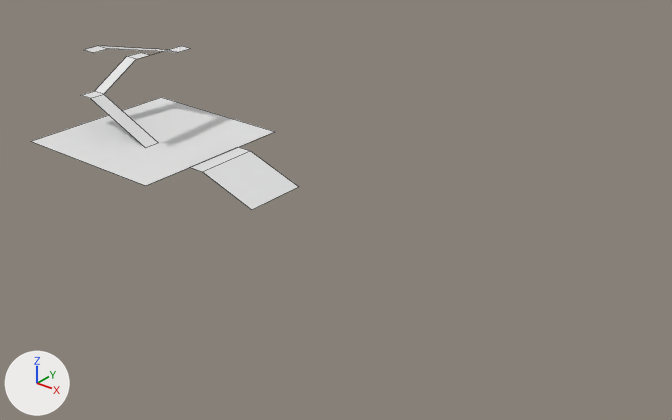
The Blender file Assets/Blender/Level2.blend: old version first, new version second.
Camera for both pictures: a camera (50 mm lens) standing at (80.5, -66.6, 39.9) and looking at (27.1, 0.2, -1.5). The axes (+X, +Y, +Z) are drawn at lower left. The lights are the same throughout. Mesh edges are drawn as thin lines.
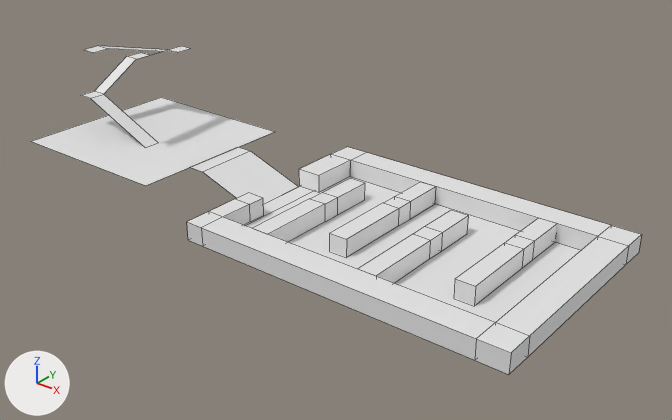
What changed in the scene script:
```text
Add me_cube_004:
    me_cube_004.from_pydata(...)  # 16 vertices, 14 faces; spans x -1.0..1.0, y -9.6..5.7, z -1.0..1.0
Add me_cube:
    me_cube.from_pydata(...)  # 44 vertices, 42 faces; spans x -1.0..34.4, y -7.7..17.3, z -1.0..1.0
Add me_plane_003:
    me_plane_003.from_pydata([(-1.0, -1.0, 0.0), (1.0, -1.0, 0.0), (-1.0, 1.0, 0.0), (1.0, 1.0, 0.0), (33.8, -1.0, 0.0), (33.8, 1.0, 0.0)], [], [(0, 1, 3, 2), (3, 1, 4, 5)])
Add ob_cube_004:
    ob_cube_004 = bpy.data.objects.new('Cube.004', me_cube_004)
    ob_cube_004.location = (45.94, 3.96, -1.47)
Add ob_cube_003:
    ob_cube_003 = bpy.data.objects.new('Cube.003', me_cube_004.copy())
    ob_cube_003.location = (38.32, 0.09, -1.47)
Add ob_cube_002:
    ob_cube_002 = bpy.data.objects.new('Cube.002', me_cube_004.copy())
    ob_cube_002.location = (32.07, 3.89, -1.47)
Add ob_cube_001:
    ob_cube_001 = bpy.data.objects.new('Cube.001', me_cube_004.copy())
    ob_cube_001.location = (25.67, 0.0, -1.47)
Add ob_cube:
    ob_cube = bpy.data.objects.new('Cube', me_cube)
    ob_cube.location = (19.81, -4.83, -1.44)
Add ob_plane_003:
    ob_plane_003 = bpy.data.objects.new('Plane.003', me_plane_003)
    ob_plane_003.location = (20.02, 0.0, -2.4)
    ob_plane_003.scale = (1.0, 11.6, 1.0)
```

Changed parts and their boxes [x1, y1, x2, y2] in the pictures (672 x 420 px):
'Cube', added
    after: [187, 147, 641, 374]
'Plane.003', added
    after: [245, 177, 581, 322]
'Cube.004', added
    after: [454, 218, 557, 305]
'Cube.002', added
    after: [330, 182, 436, 257]
'Cube.003', added
    after: [359, 210, 469, 283]
'Cube.001', added
    after: [253, 178, 365, 242]
